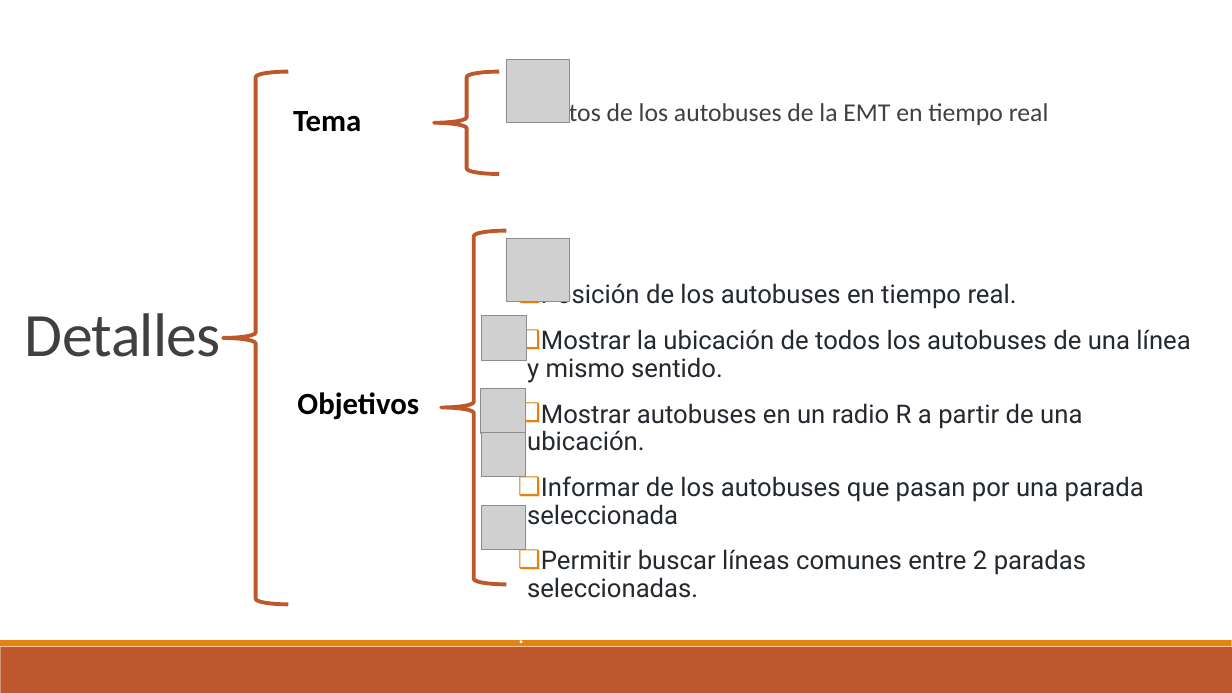
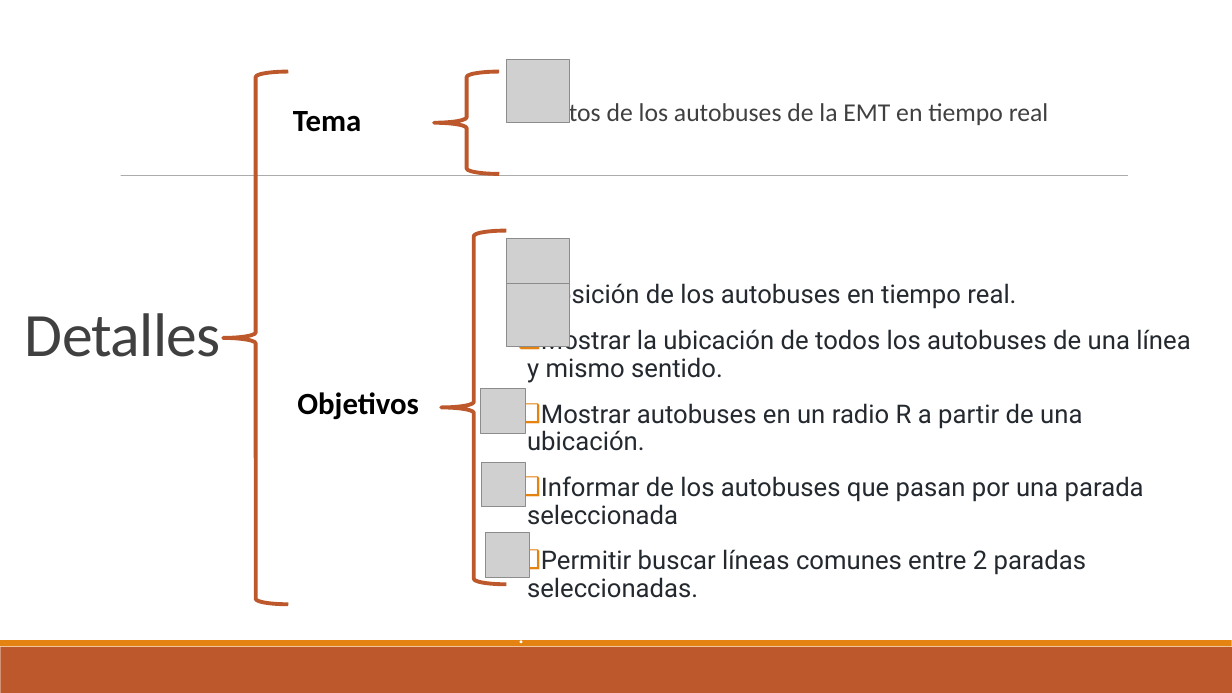
Before and after one commit to EloyBG97/project-big-data, a slide deck: slide 3 of Presentacion.pptx. Drawn at 1232x693 pixels with LibreOffice and Linux fonts; fonts in the diff are those of the drawing; grey boxes stand for pictures. Boxes give left, top, right and bottom in pixels: in the first picture for what was removed or moved away, otherwise in the second. Text is boxed around its words. In the diff, an @@ line names an element or a change of style, - is before the commit and + after.

```diff
--- a/Presentacion.pptx
+++ b/Presentacion.pptx
@@ proportions changed in 3 elements at bbox=[223, 71, 288, 604], bbox=[442, 231, 507, 585], bbox=[434, 71, 500, 174] @@
@@ line added from (121, 176) to (1128, 176), #808080 0.5 pt @@
@@ picture added at bbox=[506, 284, 569, 347] @@
@@ picture removed at bbox=[482, 316, 526, 360] @@
@@ picture: place and size @@
-picture at bbox=[482, 433, 526, 477]
+picture at bbox=[482, 462, 526, 506]
@@ picture: place and size @@
-picture at bbox=[482, 506, 526, 550]
+picture at bbox=[485, 533, 530, 578]
```
Also in this commit, not shown: 4 other slides changed, 1 slide added.
